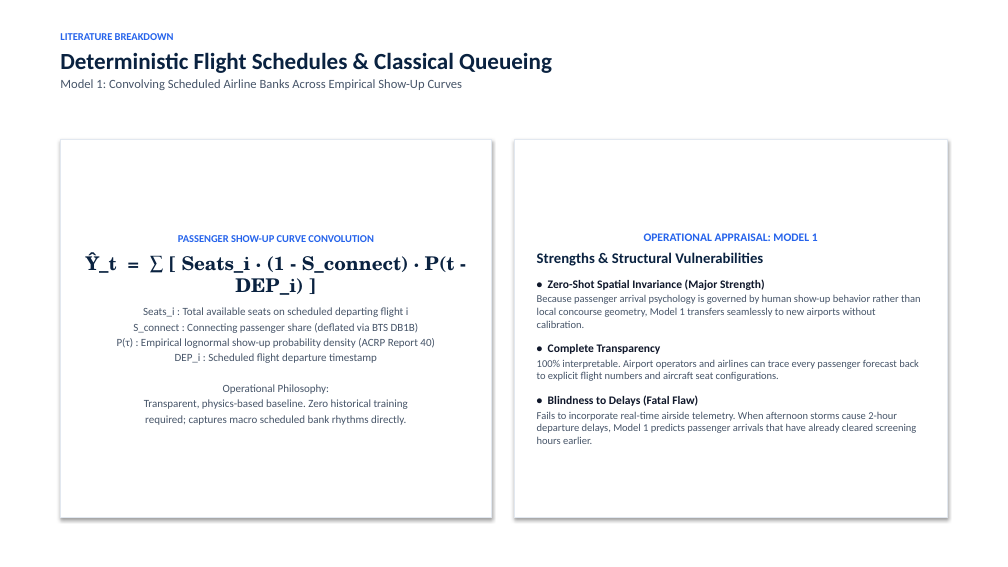
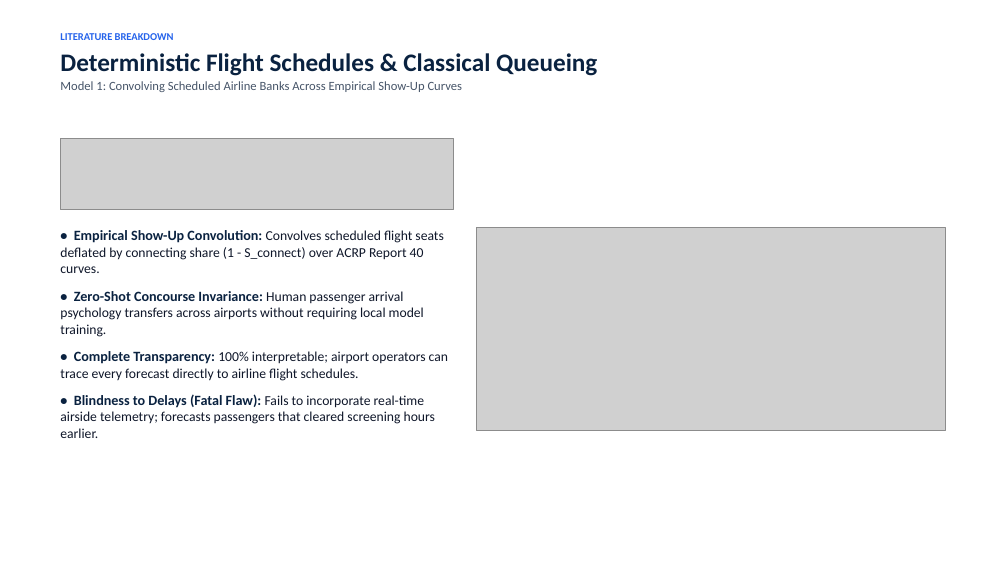
Before and after one commit to leila-gleich/final-thesis, a slide deck: slide 10 of Recommended-Thesis-Defense-Deck.pptx. Drawn at 1008x567 pixels with LibreOffice and Linux fonts; fonts in the diff are those of the drawing; grey boxes stand for pictures. Boxes give left, top, right and bottom in pixels: in the first picture for what was removed or moved away, otherwise in the second. Text is boxed around its words. In the diff, an @@ line names an element or a change of style, - is before the commit and + after.

Commit message:
fix(defense): re-architect presentation with rendered math equations and research figures (v5.13)
- Implement 300 DPI Matplotlib LaTeX formula rendering engine for all 8 thesis equations
- Eliminate unrendered text math strings and curly braces (e.g. \hat{Y}_t, e_{t-1})
- Embed high-resolution research figures across all relevant presentation slides
- De-clutter slide layout to match thesis-defense-outline with clean, punchy bullets
- Synchronize deck to root, master-docs/, and thesis_final_package/defense/
- Update results/00_VERSION_CONTROL_AND_PROVENANCE.md to v5.13

```diff
--- a/Recommended-Thesis-Defense-Deck.pptx
+++ b/Recommended-Thesis-Defense-Deck.pptx
@@ text at (x1=60, y1=53, x2=597, y2=76): size 22 to 24 pt in "Deterministic Flight Schedules & Classical Queueing" @@
@@ rectangle removed at (x1=60, y1=140, x2=492, y2=518) @@
-PASSENGER SHOW-UP CURVE CONVOLUTION
-Ŷ_t = ∑ [ Seats_i · (1 - S_connect) · P(t - DEP_i) ]
-Seats_i : Total available seats on scheduled departing flight i
-S_connect : Connecting passenger share (deflated via BTS DB1B)
-P(τ) : Empirical lognormal show-up probability density (ACRP Report 40)
-DEP_i : Scheduled flight departure timestamp
-Operational Philosophy:
-Transparent, physics-based baseline. Zero historical training
-required; captures macro scheduled bank rhythms directly.
@@ picture added at (x1=60, y1=138, x2=454, y2=209) @@
@@ text at (x1=60, y1=230, x2=448, y2=438): text changed; size 10 to 13 pt; text colour #475569 to #0F172A @@
-OPERATIONAL APPRAISAL: MODEL 1
-Strengths & Structural Vulnerabilities
-• Zero-Shot Spatial Invariance (Major Strength)
-Because passenger arrival psychology is governed by human show-up behavior rather than local concourse geometry, Model 1 transfers seamlessly to new airports without calibration.
-• Complete Transparency
-100% interpretable. Airport operators and airlines can trace every passenger forecast back to explicit flight numbers and aircraft seat configurations.
-• Blindness to Delays (Fatal Flaw)
-Fails to incorporate real-time airside telemetry. When afternoon storms cause 2-hour departure delays, Model 1 predicts passenger arrivals that have already cleared screening hours earlier.
+• Empirical Show-Up Convolution: Convolves scheduled flight seats deflated by connecting share (1 - S_connect) over ACRP Report 40 curves.
+• Zero-Shot Concourse Invariance: Human passenger arrival psychology transfers across airports without requiring local model training.
+• Complete Transparency: 100% interpretable; airport operators can trace every forecast directly to airline flight schedules.
+• Blindness to Delays (Fatal Flaw): Fails to incorporate real-time airside telemetry; forecasts passengers that cleared screening hours earlier.
@@ text "• Empirical Show-Up Convolution: Convolves ..." moved from (x1=514, y1=140, x2=948, y2=518) to (x1=60, y1=230, x2=448, y2=438) @@
@@ text "• Empirical Show-Up Convolution: Convolves ..." at (x1=60, y1=230, x2=448, y2=438): vertical alignment middle to top; fill #FFFFFF to none; outline #E2E8F0 1 pt to none; shadow off @@
@@ picture added at (x1=476, y1=228, x2=945, y2=430) @@
```
Also in this commit, not shown: 28 other slides changed, 2 slides added, 2 slides removed, 13 other files.
